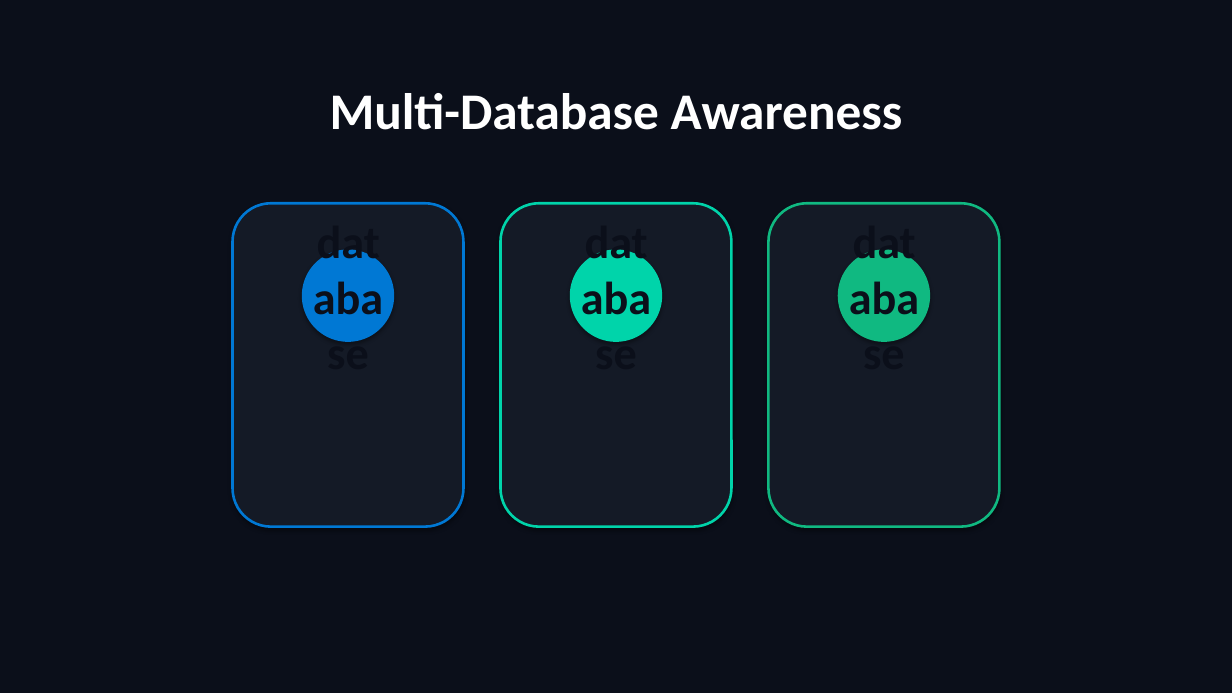
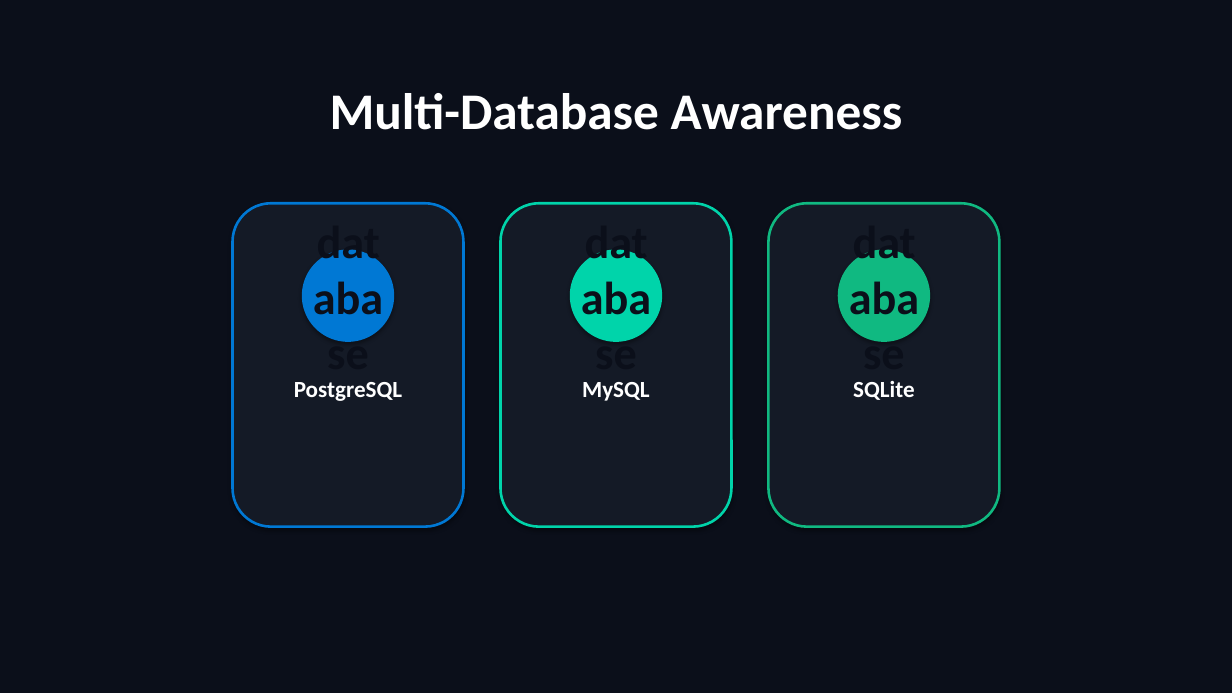
Before and after one commit to scottrhay/AIA-ClaudeCopilot, a slide deck: slide 102 of slides/Day2_Claude_Code_Fundamentals.pptx. Drawn at 1232x693 pixels with LibreOffice and Linux fonts; fonts in the diff are those of the drawing. Boxes give left, top, right and bottom in pixels: in the first picture for what was removed or moved away, otherwise in the second. Text is boxed around its words. In the diff, an @@ line names an element or a change of style, - is before the commit and + after.

```diff
--- a/slides/Day2_Claude_Code_Fundamentals.pptx
+++ b/slides/Day2_Claude_Code_Fundamentals.pptx
@@ text added at box(294, 382, 402, 401), 18 pt, text #FFFFFF, bold @@
+PostgreSQL
@@ text added at box(582, 382, 650, 401), 18 pt, text #FFFFFF, bold @@
+MySQL
@@ text added at box(853, 381, 914, 400), 18 pt, text #FFFFFF, bold @@
+SQLite
```
Also in this commit, not shown: 1 other slide changed, 1 other file.
